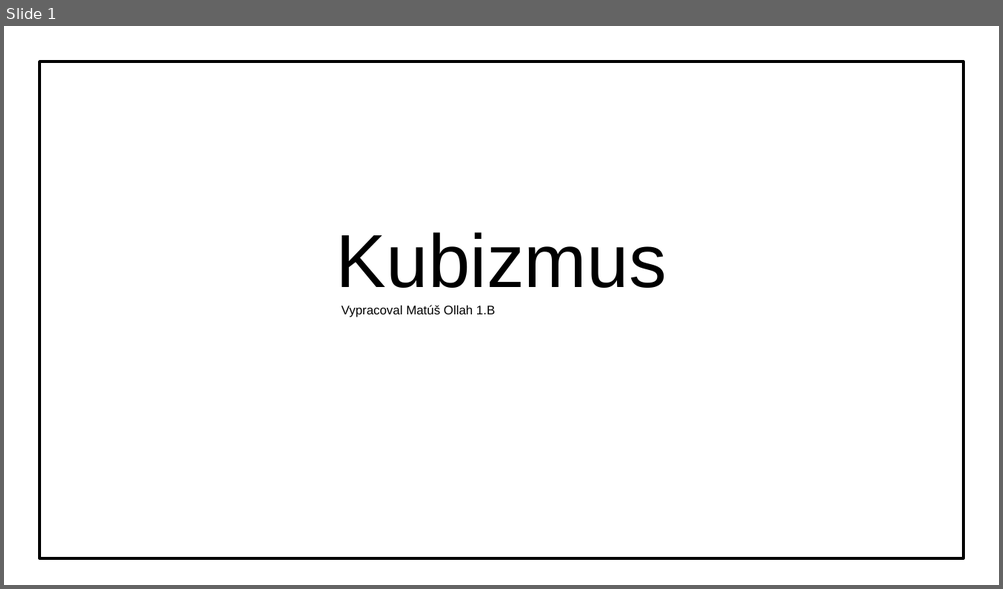
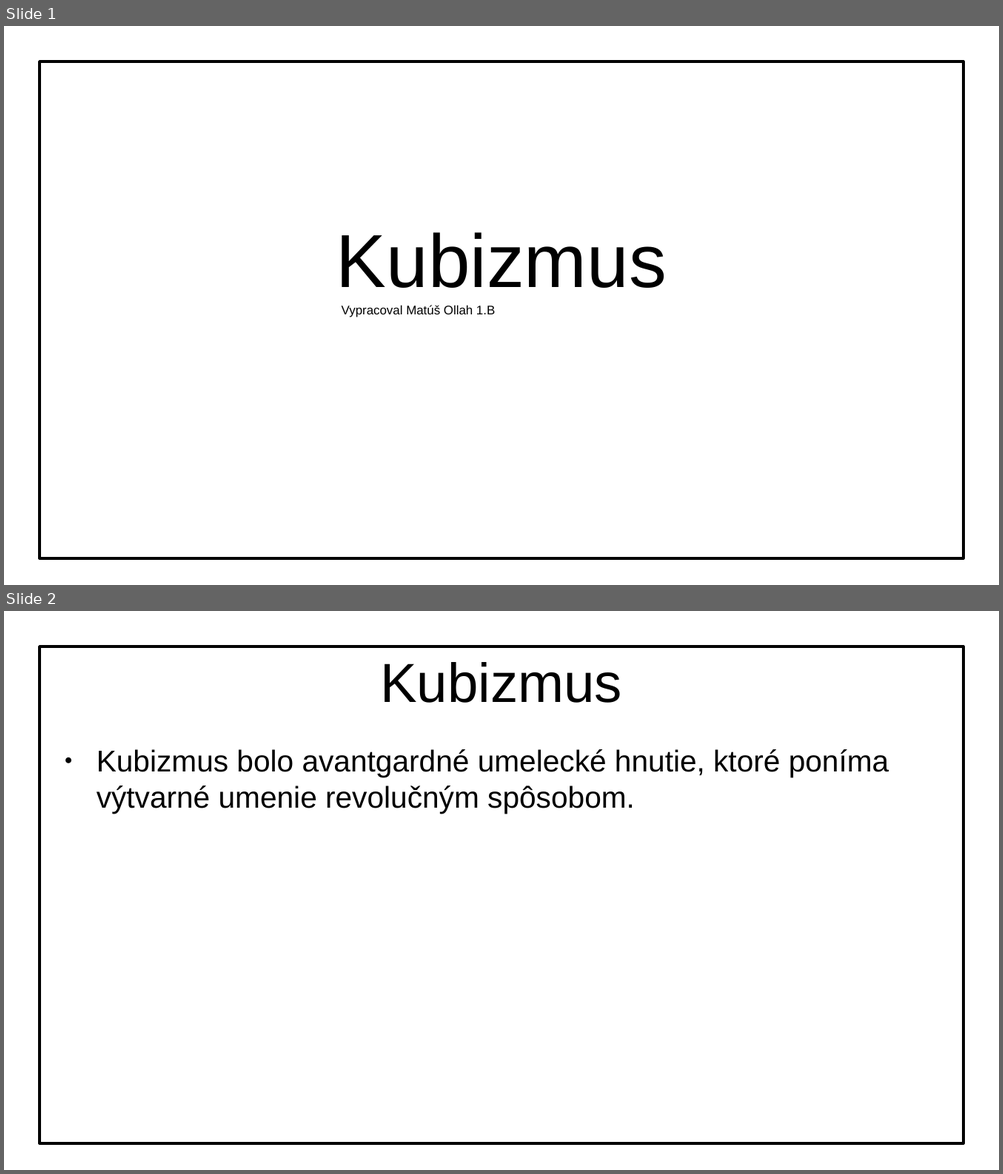
Before and after one commit to MatusOllah/kubizmus-ukl, a slide deck: kubizmus-ukl.odp. Shown one above the other, each under a label of ours: slide 1 before the commit, slides 1 and 2 after it. The pictures are 1003x589 and 1003x1174 pixels, drawn with LibreOffice and Linux fonts; fonts in the diff are those of the drawing; background and template pictures are left out. Boxes give left, top, right and bottom in pixels: in the first picture for what was removed or moved away, otherwise in the second. Text is boxed around its words. In the diff, an @@ line names an element or a change of style, - is before the commit and + after.

```diff
--- a/kubizmus-ukl.odp
+++ b/kubizmus-ukl.odp
@@ slide 2 added at (4, 611, 999, 1170), background picture (left out) @@
@@ rectangle added at (40, 647, 963, 1144), fill #FFFFFF at 75% opacity, outline #000000 2.01 pt @@
@@ title added at (380, 662, 622, 703), 44 pt, text #000000 @@
+Kubizmus
@@ text added at (96, 749, 889, 813), 24 pt, text #000000 @@
+● Kubizmus bolo avantgardné umelecké hnutie, ktoré poníma výtvarné umenie revolučným spôsobom.
```
